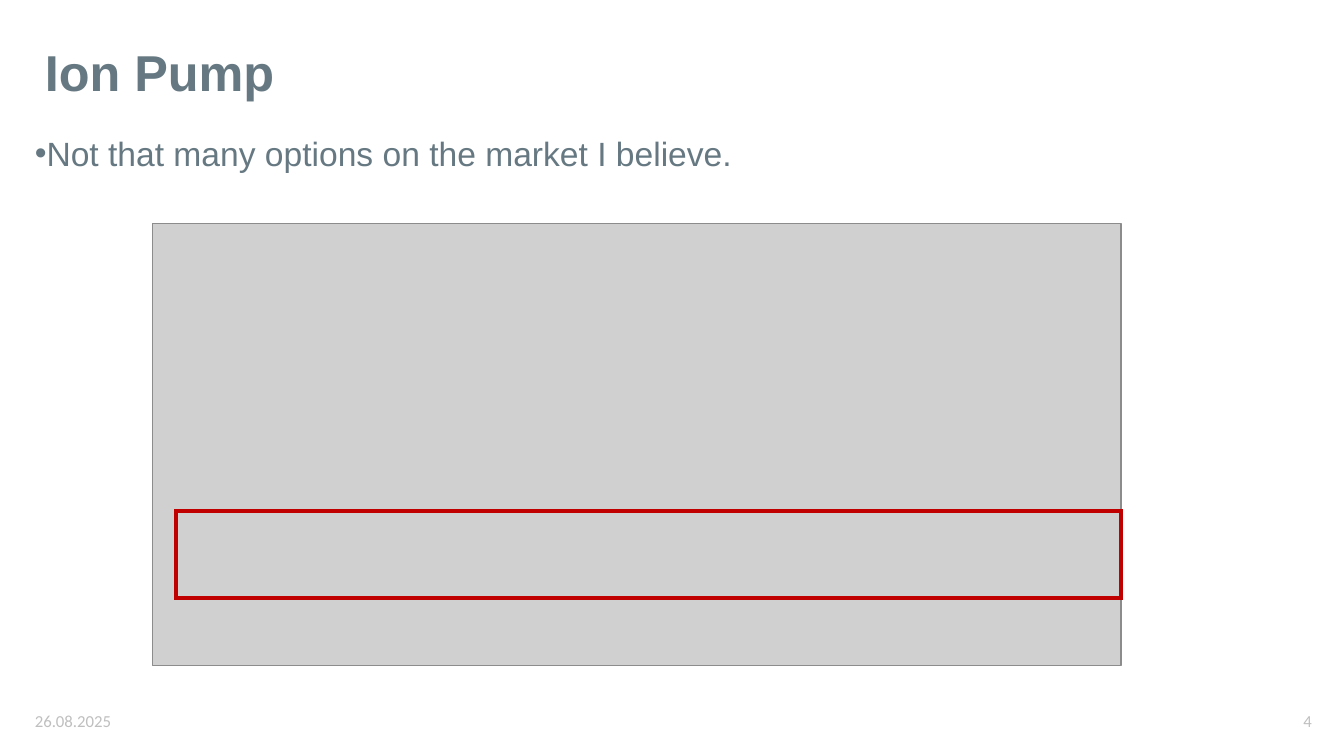
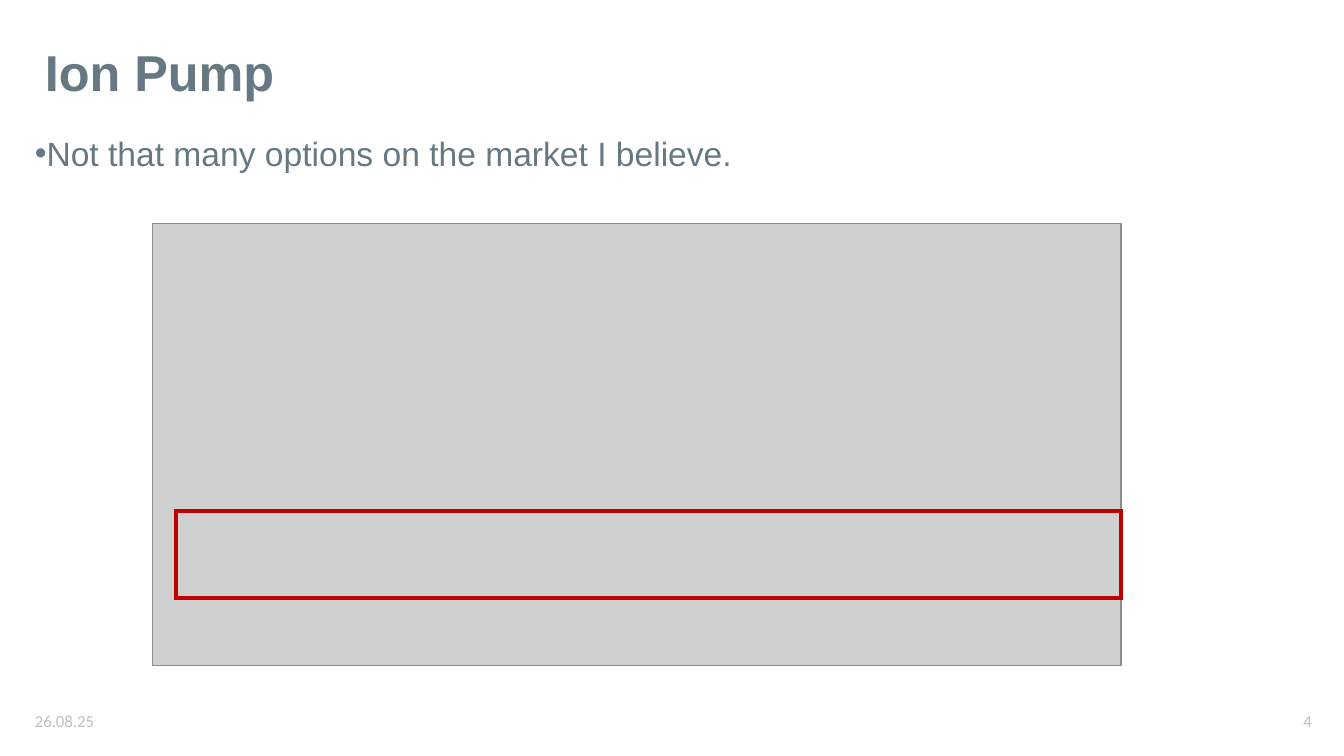
Before and after one commit to karinkruuse/Esitlused, a slide deck: slide 4 of updates.pptx. Drawn at 1344x756 pixels with LibreOffice and Linux fonts; fonts in the diff are those of the drawing; grey boxes stand for pictures. Boxes give left, top, right and bottom in pixels: in the first picture for what was removed or moved away, otherwise in the second. Text is boxed around its words. In the diff, an @@ line names an element or a change of style, - is before the commit and + after.

```diff
--- a/updates.pptx
+++ b/updates.pptx
@@ text at box(35, 716, 94, 727): text changed @@
-26.08.2025
+26.08.25
```
Also in this commit, not shown: 3 other slides changed.
